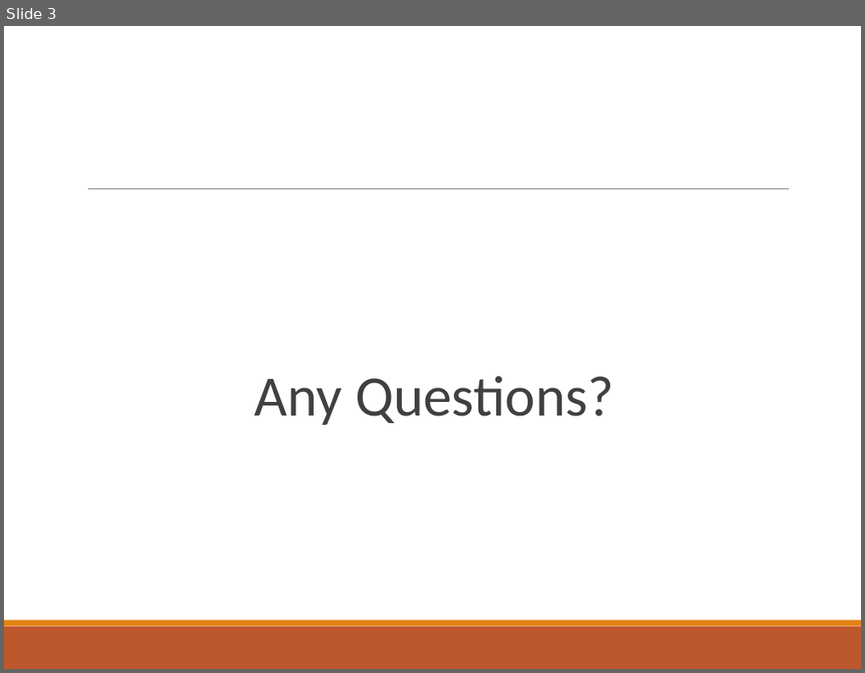
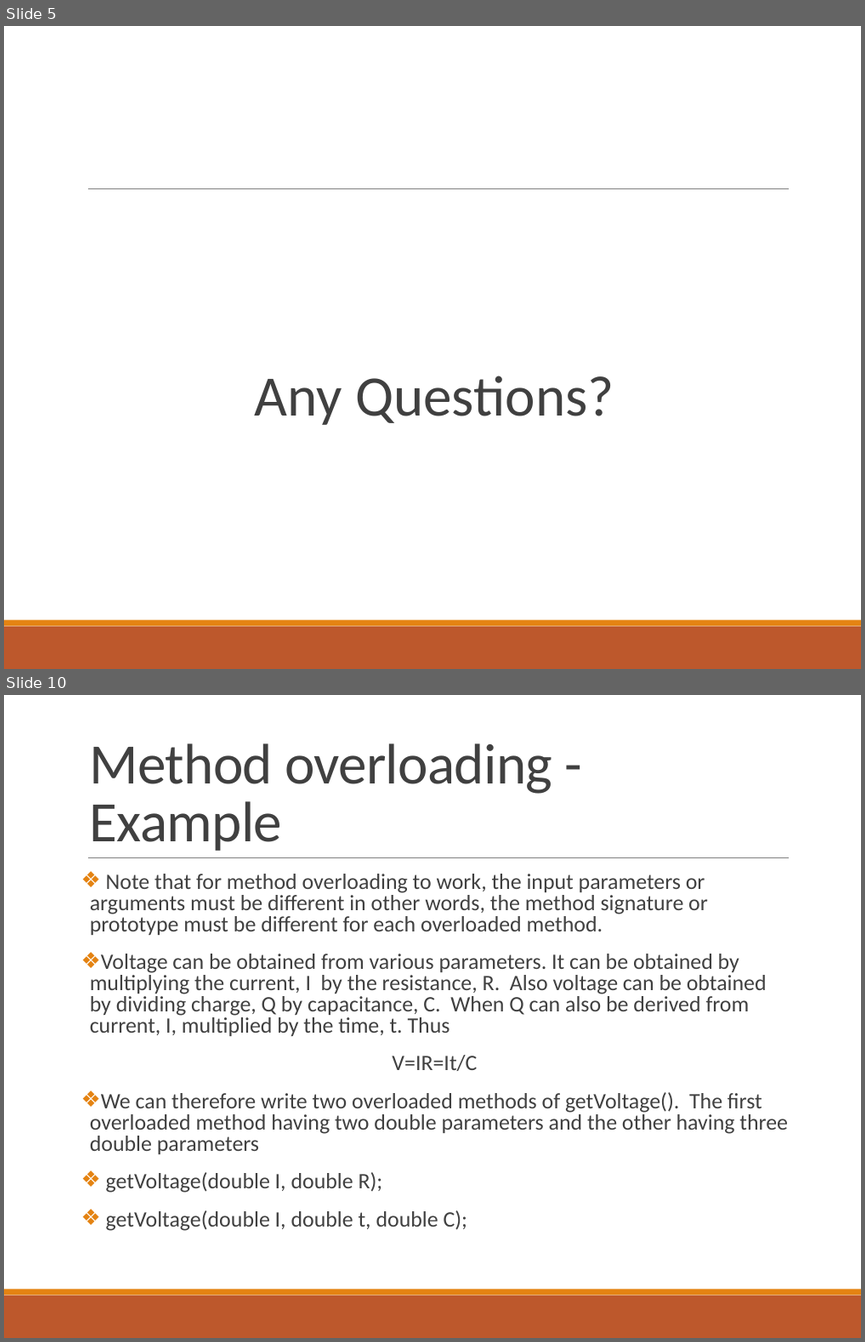
Before and after one commit to deeperj/dillinger, a slide deck: thesis/ukapp2/wqu_isc/sofware_design/Lesson 4 - Java.pptx. Shown one above the other, each under a label of ours: slide 3 before the commit, slides 5 and 10 after it; the slides between them are not shown. The pictures are 865x673 and 865x1342 pixels, drawn with LibreOffice and Linux fonts; fonts in the diff are those of the drawing. Boxes give left, top, right and bottom in pixels: in the first picture for what was removed or moved away, otherwise in the second. Text is boxed around its words. In the diff, an @@ line names an element or a change of style, - is before the commit and + after.

```diff
--- a/thesis/ukapp2/wqu_isc/sofware_design/Lesson 4 - Java.pptx
+++ b/thesis/ukapp2/wqu_isc/sofware_design/Lesson 4 - Java.pptx
@@ slide 10 added at (x1=4, y1=695, x2=861, y2=1338), background #FFFFFF; not listed: 3 template elements that a slide beside it also shows @@
@@ title added at (x1=90, y1=743, x2=552, y2=851), 48 pt, text #404040 @@
+Method overloading - Example
@@ text added at (x1=90, y1=873, x2=788, y2=1231), 18.5 pt, text #404040 @@
+❖ Note that for method overloading to work, the input parameters or arguments must be different in other words, the method signature or prototype must be different for each overloaded method.
+❖ Voltage can be obtained from various parameters. It can be obtained by multiplying the current, I by the resistance, R. Also voltage can be obtained by dividing charge, Q by capacitance, C. When Q can also be derived from current, I, multiplied by the time, t. Thus
+V=IR=It/C
+❖ We can therefore write two overloaded methods of getVoltage(). The first overloaded method having two double parameters and the other having three double parameters
+❖ getVoltage(double I, double R);
+❖ getVoltage(double I, double t, double C);
@@ what was slide 3 is now slide 5 @@
```
Also in this commit, not shown: 2 slides changed, 32 other slides added, 5 other files.
